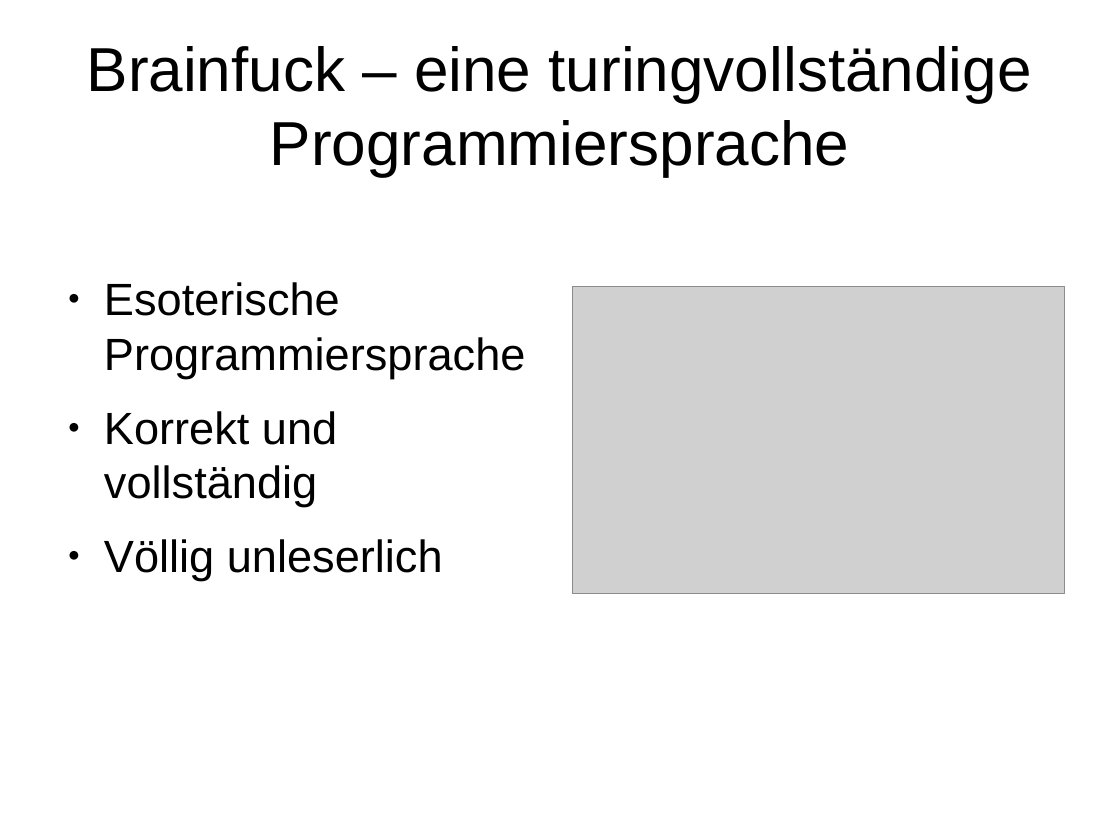
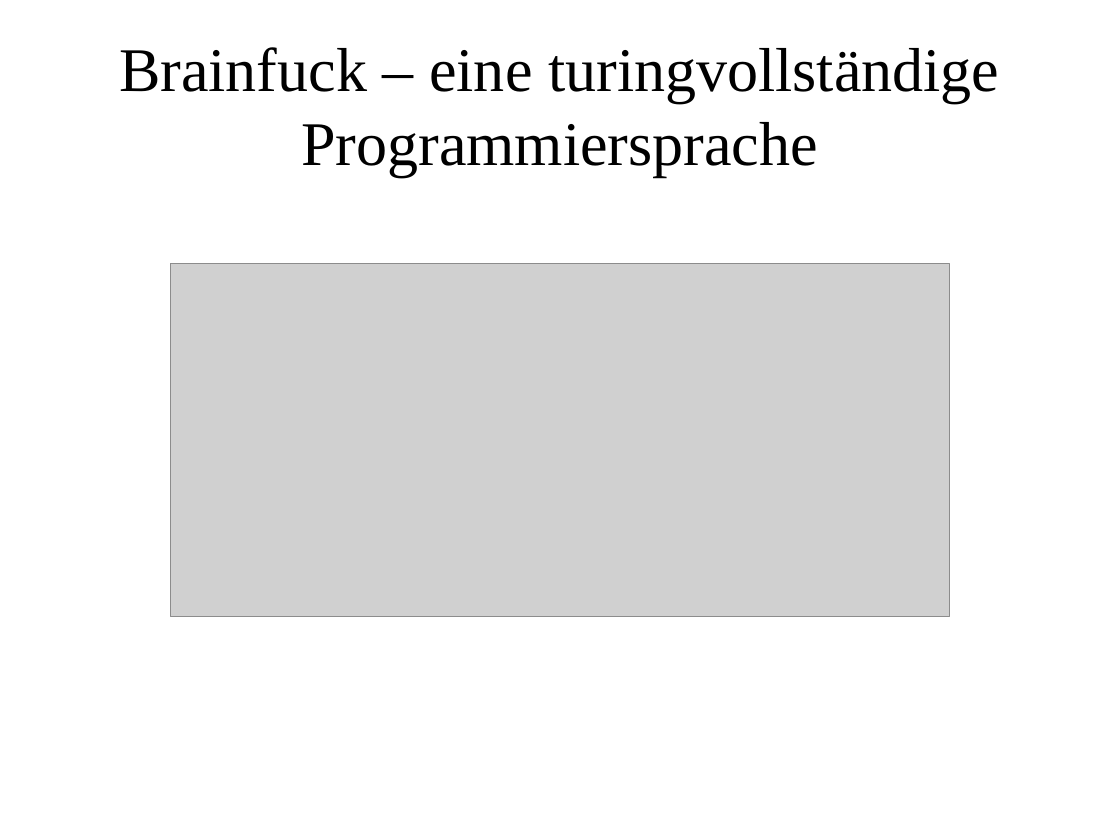
Before and after one commit to burgerdev/bearded-wookie, a slide deck: slide 4 of doc/presentation/learning_python.odp. Drawn at 1120x840 pixels with LibreOffice and Linux fonts; fonts in the diff are those of the drawing; grey boxes stand for pictures. Boxes give left, top, right and bottom in pixels: in the first picture for what was removed or moved away, otherwise in the second. Text is boxed around its words. In the diff, an @@ line names an element or a change of style, - is before the commit and + after.

```diff
--- a/doc/presentation/learning_python.odp
+++ b/doc/presentation/learning_python.odp
@@ title "Brainfuck – eine turingvollständige Programmiersprache" at bbox=[119, 47, 999, 177]: font Arial to Times New Roman @@
@@ picture: place and size @@
-picture at bbox=[572, 287, 1064, 595]
+picture at bbox=[171, 264, 950, 617]
@@ text removed at bbox=[104, 282, 525, 581] @@
-● Esoterische Programmiersprache
-● Korrekt und vollständig
-● Völlig unleserlich
```
Also in this commit, not shown: 8 other slides changed, 4 slides added, 2 slides removed, 4 other files.
